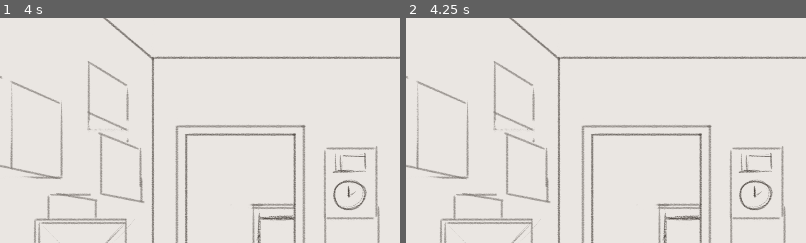
Above: before the commit, frames 1-2 (left to right).
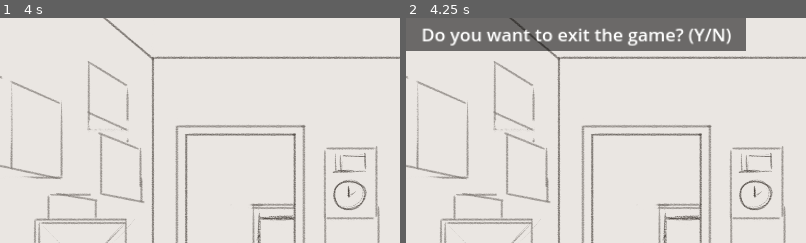
Above: after the commit, the same moments.

Repository: Kadema-FK/Don-t-wake-them-up
Game: Godot game, scene res://Scenes/don't wake her up.tscn
Same seed, same stepped clock (60 frames per second), same inputs: the game is played once before the commit and once after it.
Inputs (mouse positions are % of the whole screen's width and height, from its top left):
- Up to frame 1 (4 s): tap Enter at 0.5, 2, 3.5 s; move the mouse to (81, 16) at 0.52 s; click (81, 16) at 0.67 s; tap Space at 1.25, 2.75 s; move the mouse to (30, 55) at 1.27 s; click (30, 55) at 1.42 s; move the mouse to (60, 28) at 2.02 s; click (60, 28) at 2.17 s; move the mouse to (45, 70) at 2.77 s; click (45, 70) at 2.92 s; move the mouse to (80, 65) at 3.52 s; click (80, 65) at 3.67 s
- Up to frame 2 (4.25 s): tap Escape (pause, bound only after the commit) at 4.15 s
The pictures show only the part of the screen within x 0-50%, y 0-50%; the shares and areas given below are measured in that part.

Frame 1 is identical in both runs. In frame 2, 12% of the frame differs, in the area x 0-85%, y 0-15%.

Commit message:
Working pause

Diff:
--- a/Scenes/don't wake her up.tscn
+++ b/Scenes/don't wake her up.tscn
@@ -1,12 +1,13 @@
-[gd_scene load_steps=9 format=3 uid="uid://mlhgidq1ow1b"]
+[gd_scene load_steps=10 format=3 uid="uid://mlhgidq1ow1b"]
 
 [ext_resource type="Texture2D" uid="uid://bg4m4qiu0lj2t" path="res://Assets/Images/Background/plansza_empty_sketch.png" id="2_jqufn"]
 [ext_resource type="PackedScene" uid="uid://cwkx4xqfoj1tr" path="res://Scenes/window_obs.tscn" id="3_ecayh"]
 [ext_resource type="Texture2D" uid="uid://con40ybx8212b" path="res://Assets/Images/Background/plansza_SKETCH.png" id="3_hjj7f"]
-[ext_resource type="PackedScene" path="res://Scenes/boogeyman_obs.tscn" id="4_yshmp"]
+[ext_resource type="PackedScene" uid="uid://dxpxwij74ak1r" path="res://Scenes/boogeyman_obs.tscn" id="4_yshmp"]
+[ext_resource type="PackedScene" uid="uid://clrrrdq11glja" path="res://Scenes/pause.tscn" id="5_r4pp7"]
 [ext_resource type="PackedScene" uid="uid://bmnkyni2tl0cn" path="res://Scenes/cat_obs.tscn" id="5_tt8u4"]
-[ext_resource type="PackedScene" path="res://Scenes/clock_obs.tscn" id="6_mof2p"]
-[ext_resource type="PackedScene" uid="uid://cy6wom821tjvy" path="res://Scenes/dog_obs.tscn" id="7_qgjty"]
+[ext_resource type="PackedScene" uid="uid://dcahcyergbd8v" path="res://Scenes/clock_obs.tscn" id="6_mof2p"]
+[ext_resource type="PackedScene" uid="uid://dcm8ea0tvnfv6" path="res://Scenes/dog_obs.tscn" id="7_qgjty"]
 
 [sub_resource type="GDScript" id="GDScript_1epx3"]
 script/source = "extends Node2D
@@ -17,6 +18,7 @@
 var hour = 0;
 const sInHour = 20;
 @onready var obstacles = [$Cat, $Dog, $Window, $Boogeyman];
+var pause = false
 
 
 var rng; #random numer generator
@@ -33,7 +35,19 @@
 
 # Called every frame. 'delta' is the elapsed time since the previous frame.
 func _process(delta):
-	pass
+	if Input.is_action_just_pressed(\"pause\"):
+		if pause == false:
+			pause = true
+			_on_pause_button_pressed()
+		elif Input.is_action_just_pressed(\"pause\") and pause == true:
+			pause = false
+			_on_pause_popup_close_pressed()
+
+	if pause == true and Input.is_action_just_pressed(\"Y\"):
+		pass #exit to main menu
+	if pause == true and Input.is_action_just_pressed(\"N\"):
+		pause = false
+		_on_pause_popup_close_pressed()
 
 func resetEventTimer(start, end):
 	var time = rng.randf_range(start, end);
@@ -59,21 +73,33 @@
 	else:
 		resetEventTimer(eventTimeMinMax[maks_array][0], eventTimeMinMax[maks_array][1]);
 	pass # Replace with function body.
+
+func _on_pause_button_pressed():
+	get_tree().paused = true
+	$pause.visible = true
+
+func _on_pause_popup_close_pressed():
+	$pause.visible = false
+	get_tree().paused = false
 "
 
 [node name="Game" type="Node2D"]
+process_mode = 3
 script = SubResource("GDScript_1epx3")
 
 [node name="PlanszaEmptySketch" type="Sprite2D" parent="."]
+process_mode = 1
 texture = ExtResource("2_jqufn")
 centered = false
 
 [node name="PlanszaSketch" type="Sprite2D" parent="."]
+process_mode = 1
 visible = false
 texture = ExtResource("3_hjj7f")
 centered = false
 
 [node name="Test_Clock" type="Label" parent="."]
+process_mode = 1
 offset_left = 41.0
 offset_top = 1027.0
 offset_right = 282.0
@@ -81,24 +107,34 @@
 text = "Test"
 
 [node name="GameTimer" type="Timer" parent="."]
+process_mode = 1
 wait_time = 120.0
 
 [node name="EventTimer" type="Timer" parent="."]
+process_mode = 1
 
 [node name="Window" parent="." instance=ExtResource("3_ecayh")]
+process_mode = 1
 position = Vector2(1556, 170)
 scale = Vector2(2.28, 2.28)
 
 [node name="Boogeyman" parent="." instance=ExtResource("4_yshmp")]
+process_mode = 1
 position = Vector2(1006, 730)
 
 [node name="Cat" parent="." instance=ExtResource("5_tt8u4")]
+process_mode = 1
 
 [node name="Clock" parent="." instance=ExtResource("6_mof2p")]
+process_mode = 1
 position = Vector2(845, 383)
 
 [node name="Dog" parent="." instance=ExtResource("7_qgjty")]
+process_mode = 1
 position = Vector2(733, 920)
+
+[node name="pause" parent="." instance=ExtResource("5_r4pp7")]
+process_mode = 3
 
 [connection signal="timeout" from="GameTimer" to="." method="_on_game_timer_timeout"]
 [connection signal="timeout" from="EventTimer" to="." method="_on_event_timer_timeout"]
--- /dev/null
+++ b/Scenes/pause.tscn
@@ -0,0 +1,18 @@
+[gd_scene format=3 uid="uid://clrrrdq11glja"]
+
+[node name="pause" type="Node2D"]
+process_mode = 2
+visible = false
+
+[node name="ColorRect" type="ColorRect" parent="."]
+offset_right = 817.0
+offset_bottom = 79.0
+color = Color(0, 0, 0, 0.541176)
+
+[node name="RichTextLabel" type="RichTextLabel" parent="."]
+offset_left = 37.0
+offset_top = 8.0
+offset_right = 825.0
+offset_bottom = 86.0
+theme_override_font_sizes/normal_font_size = 43
+text = "Do you want to exit the game? (Y/N)"
--- a/project.godot
+++ b/project.godot
@@ -22,6 +22,24 @@
 window/size/mode=2
 window/stretch/mode="canvas_items"
 
+[input]
+
+pause={
+"deadzone": 0.5,
+"events": [Object(InputEventKey,"resource_local_to_scene":false,"resource_name":"","device":-1,"window_id":0,"alt_pressed":false,"shift_pressed":false,"ctrl_pressed":false,"meta_pressed":false,"pressed":false,"keycode":0,"physical_keycode":4194305,"key_label":0,"unicode":0,"echo":false,"script":null)
+]
+}
+Y={
+"deadzone": 0.5,
+"events": [Object(InputEventKey,"resource_local_to_scene":false,"resource_name":"","device":-1,"window_id":0,"alt_pressed":false,"shift_pressed":false,"ctrl_pressed":false,"meta_pressed":false,"pressed":false,"keycode":0,"physical_keycode":89,"key_label":0,"unicode":121,"echo":false,"script":null)
+]
+}
+N={
+"deadzone": 0.5,
+"events": [Object(InputEventKey,"resource_local_to_scene":false,"resource_name":"","device":-1,"window_id":0,"alt_pressed":false,"shift_pressed":false,"ctrl_pressed":false,"meta_pressed":false,"pressed":false,"keycode":0,"physical_keycode":78,"key_label":0,"unicode":110,"echo":false,"script":null)
+]
+}
+
 [rendering]
 
 renderer/rendering_method="mobile"
